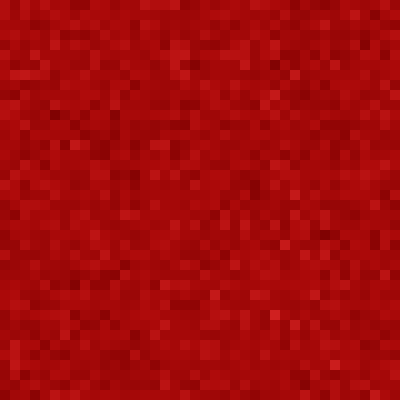
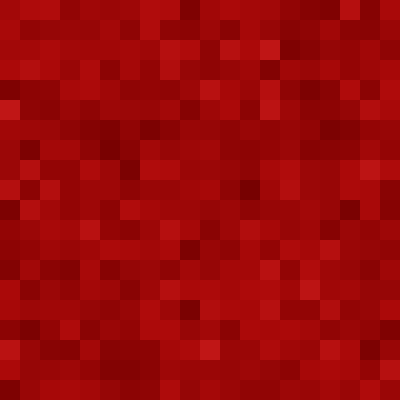
Layered file, before and after one edit (400px x 400px). Changes by layer:
added layer "Noise 1" (soft light) above "Noise 0" over [0, 0, 400, 400]
renamed "Noise" to "Noise 0", hid it over [0, 0, 400, 400]
